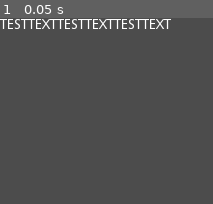
Above: before the commit, frame 1.
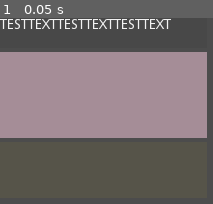
Above: after the commit, the same moment.

Repository: ThomasApplewhite/LexGame
Game: Godot game, scene res://Scripts_Scenes/PromptScenes/PromptControl/PromptControl.tscn
Same seed, same stepped clock (60 frames per second), same inputs: the game is played once before the commit and once after it. This scene is started directly instead of the project's main scene. The engine's default icon, where the game draws it, is replaced by a stand-in: a white triangle on a blue panel in a dark square.
Inputs:
- Up to frame 1 (0.05 s): no input

The runs differ from the first frame. In frame 1, 45% of the frame differs, in the area x 0-98%, y 18-65%.

Commit message:
Added PromptLivesControl to control scaling of PromptLives container. Also added Debug ColorRects to show UI element size

Diff:
--- a/Scripts_Scenes/PromptScenes/PromptControl/PromptControl.gd
+++ b/Scripts_Scenes/PromptScenes/PromptControl/PromptControl.gd
@@ -6,7 +6,7 @@
 # var b = "text"
 var phrase_scene = preload("res://Scripts_Scenes/PromptScenes/PromptButtonsManager/PromptButtonsManager.tscn")
 var current_phrase
-onready var life_tracker = $VBoxContainer/PromptLivesTrackerHBoxContainer
+onready var life_tracker = $VBoxContainer/PromptLivesControl/PromptLivesTrackerHBoxContainer
 
 var prompt_settings : PromptSettings
 var prompt_index : int = 0
--- a/Scripts_Scenes/PromptScenes/PromptControl/PromptControl.tscn
+++ b/Scripts_Scenes/PromptScenes/PromptControl/PromptControl.tscn
@@ -4,41 +4,67 @@
 [ext_resource path="res://Scripts_Scenes/PromptScenes/PromptControl/PromptControl.gd" type="Script" id=2]
 
 [node name="PromptControl" type="Control"]
-anchor_right = 1.0
-anchor_bottom = 1.0
-margin_right = -400.0
-margin_bottom = -300.0
+margin_right = 207.0
+margin_bottom = 180.0
 script = ExtResource( 2 )
 __meta__ = {
 "_editor_description_": "Controls an entire prompt. Creates the text and markers, and creates a ButtonsManager to manages actually selecting the buttons. When all the phrase markers are complete, returns a complete signal."
 }
 
 [node name="VBoxContainer" type="VBoxContainer" parent="."]
-margin_right = 200.0
-margin_bottom = 200.0
+anchor_left = 0.5
+anchor_top = 0.5
+anchor_right = 0.5
+anchor_bottom = 0.5
+margin_left = -103.5
+margin_top = -90.0
+margin_right = 103.5
+margin_bottom = 90.0
 size_flags_horizontal = 3
 size_flags_vertical = 3
 
 [node name="RichTextLabel" type="RichTextLabel" parent="VBoxContainer"]
-margin_right = 200.0
-margin_bottom = 33.0
+margin_right = 207.0
+margin_bottom = 30.0
 size_flags_horizontal = 3
 size_flags_vertical = 3
 size_flags_stretch_ratio = 17.5
 text = "TESTTEXTTESTTEXTTESTTEXT"
 
+[node name="ColorRect" type="ColorRect" parent="VBoxContainer/RichTextLabel"]
+anchor_right = 1.0
+anchor_bottom = 1.0
+color = Color( 0, 0, 0, 0.0509804 )
+
 [node name="ButtonsControl" type="Control" parent="VBoxContainer"]
-margin_top = 37.0
-margin_right = 200.0
-margin_bottom = 176.0
+margin_top = 34.0
+margin_right = 207.0
+margin_bottom = 120.0
 size_flags_horizontal = 3
 size_flags_vertical = 3
-size_flags_stretch_ratio = 72.5
+size_flags_stretch_ratio = 50.0
 
-[node name="PromptLivesTrackerHBoxContainer" parent="VBoxContainer" instance=ExtResource( 1 )]
+[node name="ColorRect" type="ColorRect" parent="VBoxContainer/ButtonsControl"]
+anchor_right = 1.0
+anchor_bottom = 1.0
+color = Color( 0.980392, 0.792157, 0.870588, 0.513726 )
+
+[node name="PromptLivesControl" type="Control" parent="VBoxContainer"]
+margin_top = 124.0
+margin_right = 207.0
+margin_bottom = 180.0
+size_flags_horizontal = 3
+size_flags_vertical = 3
+size_flags_stretch_ratio = 32.5
+
+[node name="PromptLivesTrackerHBoxContainer" parent="VBoxContainer/PromptLivesControl" instance=ExtResource( 1 )]
 anchor_right = 0.0
 anchor_bottom = 0.0
-margin_top = 180.0
-margin_right = 200.0
-margin_bottom = 200.0
-size_flags_stretch_ratio = 10.0
+margin_right = 207.0
+margin_bottom = 54.0
+size_flags_stretch_ratio = 32.5
+
+[node name="ColorRect" type="ColorRect" parent="VBoxContainer/PromptLivesControl"]
+anchor_right = 1.0
+anchor_bottom = 1.0
+color = Color( 0.929412, 0.796078, 0.0784314, 0.0588235 )
